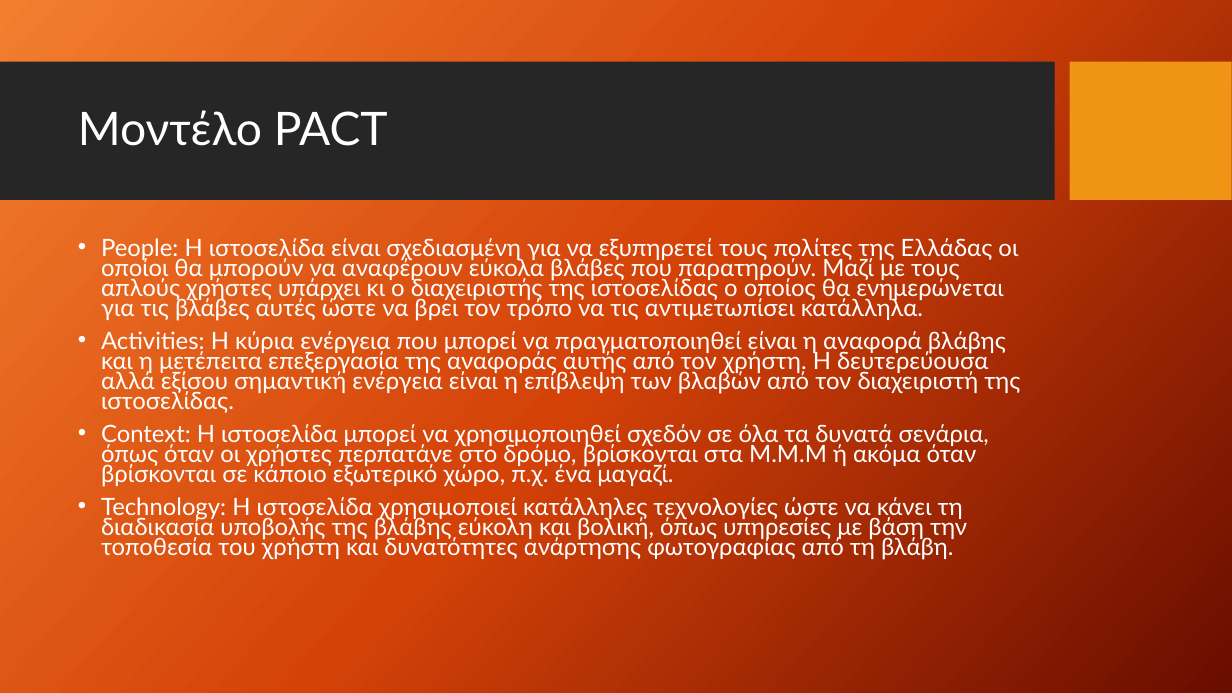
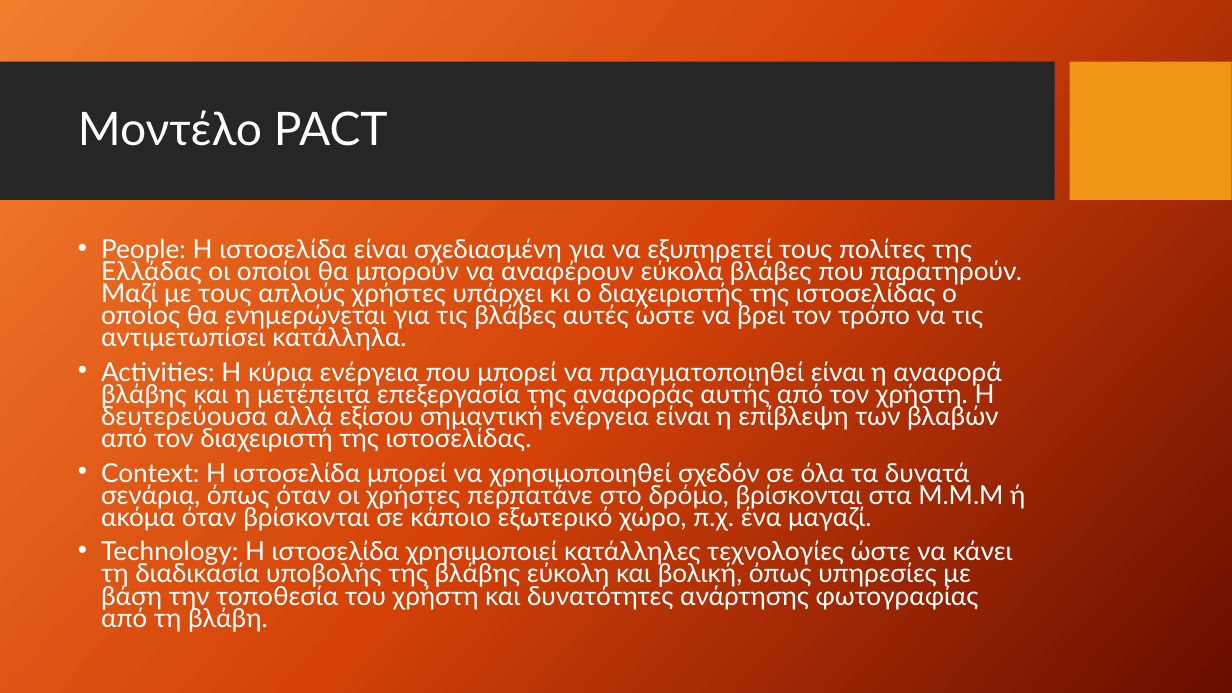
Before and after one commit to inikolaou/DamageTrack, a slide deck: slide 2 of docs/Presentation.pptx. Drawn at 1232x693 pixels with LibreOffice and Linux fonts; fonts in the diff are those of the drawing; background and template pictures are left out. Boxes give left, top, right and bottom in pixels: in the first picture for what was removed or moved away, otherwise in the second. Text is boxed around its words. In the diff, an @@ line names an element or a change of style, - is before the commit and + after.

Commit message:
presentation updated

```diff
--- a/docs/Presentation.pptx
+++ b/docs/Presentation.pptx
@@ text "People: Η ιστοσελίδα είναι σχεδιασμένη ..." at [101, 238, 1025, 631]: size 18.6 to 20.4 pt @@
```
Also in this commit, not shown: 1 slide added.
